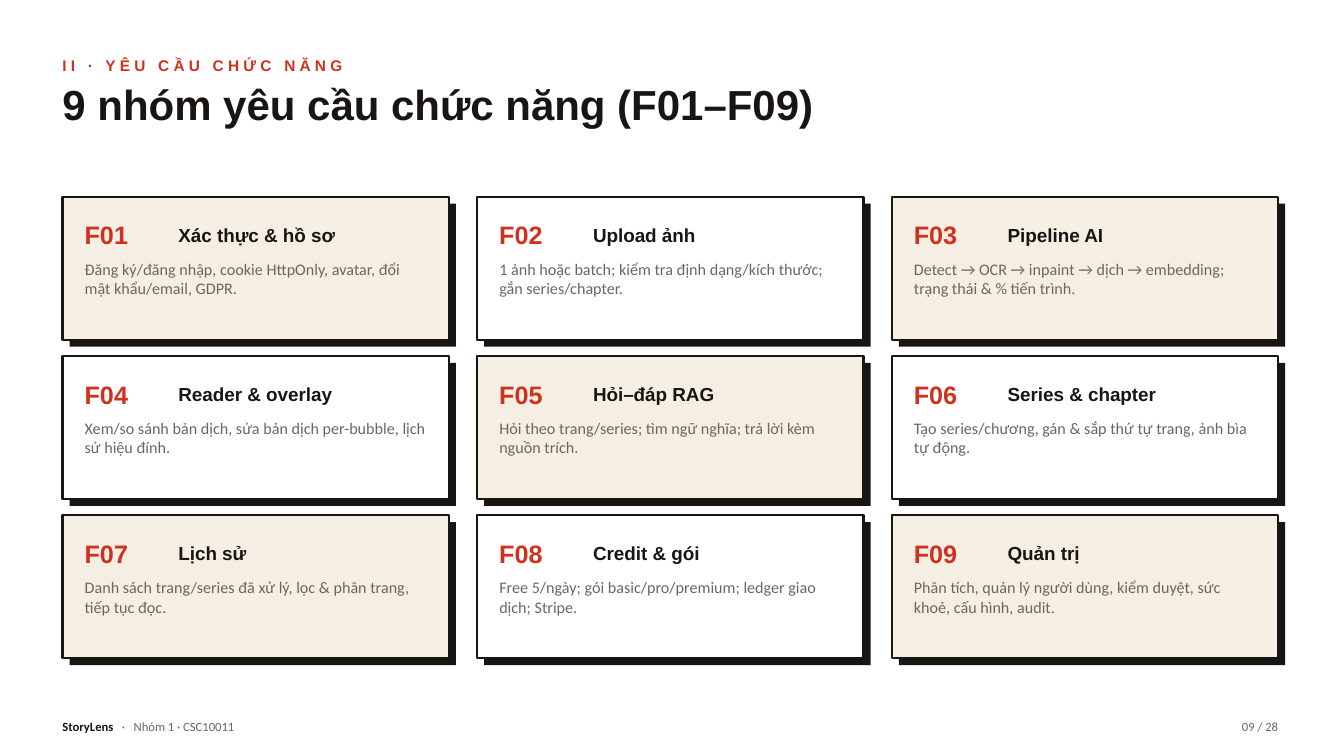
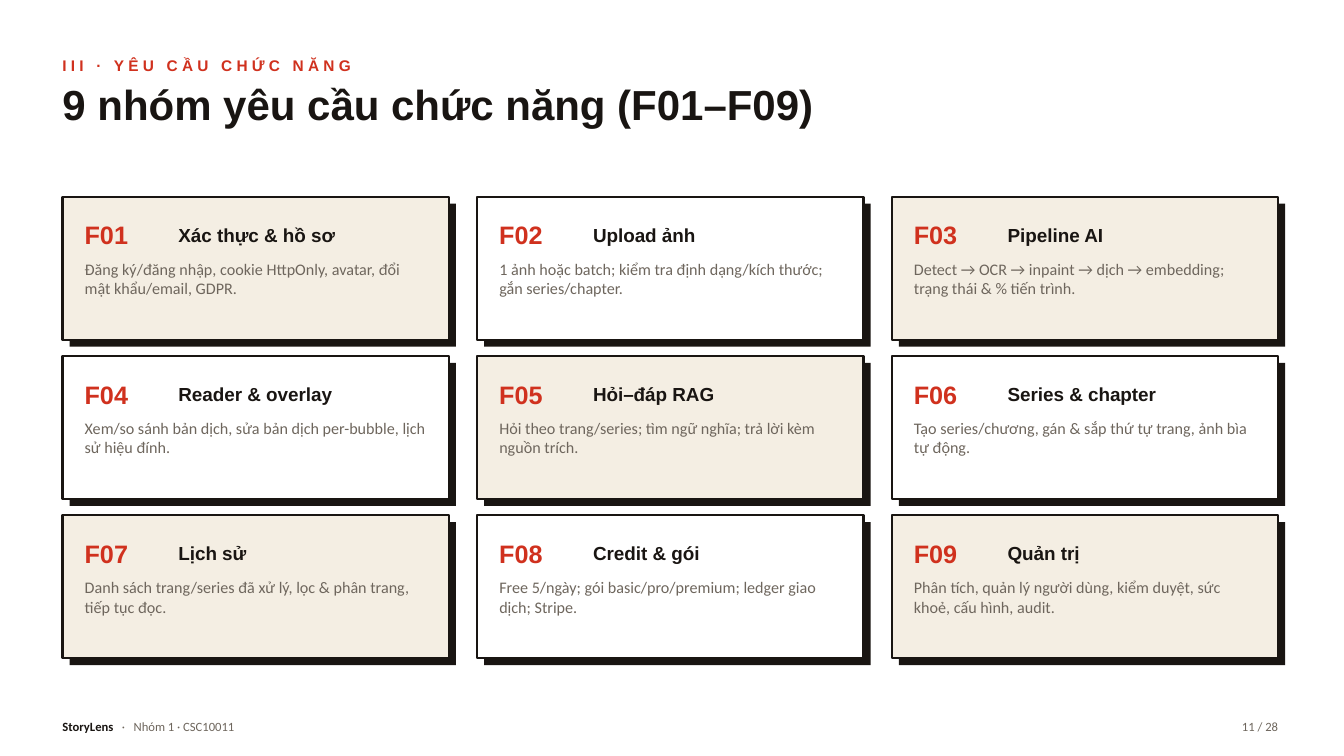
Before and after one commit to trungkiet2005/storylen, a slide deck: slide 11 of docs/presentation/StoryLens_Presentation.pptx (slide 9 before the commit). Drawn at 1344x756 pixels with LibreOffice and Linux fonts; fonts in the diff are those of the drawing. Boxes give left, top, right and bottom in pixels: in the first picture for what was removed or moved away, otherwise in the second. Text is boxed around its words. In the diff, an @@ line names an element or a change of style, - is before the commit and + after.

```diff
--- a/docs/presentation/StoryLens_Presentation.pptx
+++ b/docs/presentation/StoryLens_Presentation.pptx
@@ text at <box>62,59,351,71</box>: text changed @@
-II · YÊU CẦU CHỨC NĂNG
+III · YÊU CẦU CHỨC NĂNG
@@ text at <box>1242,722,1278,731</box>: text changed @@
-09 / 28
+11 / 28
```
Also in this commit, not shown: 22 other slides changed, 5 other files.
